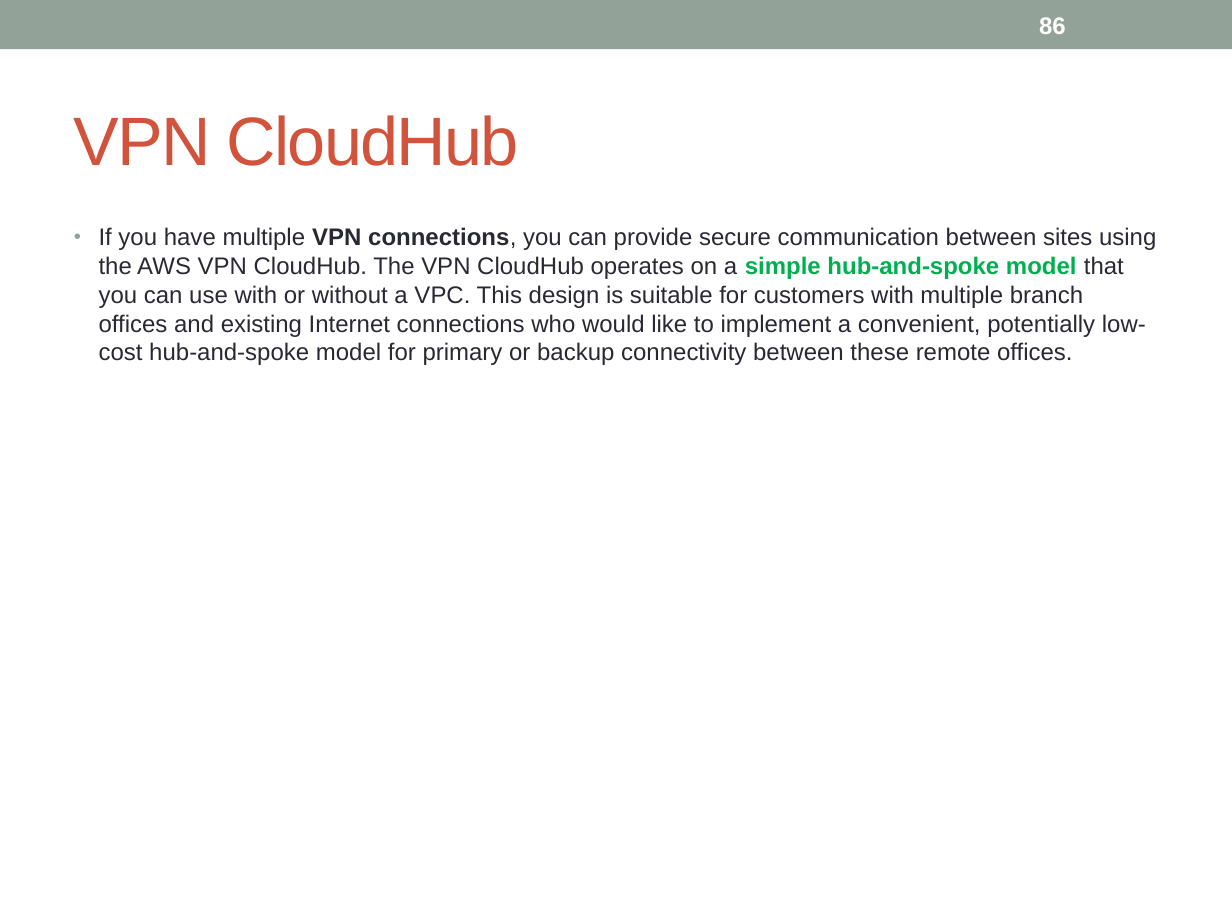
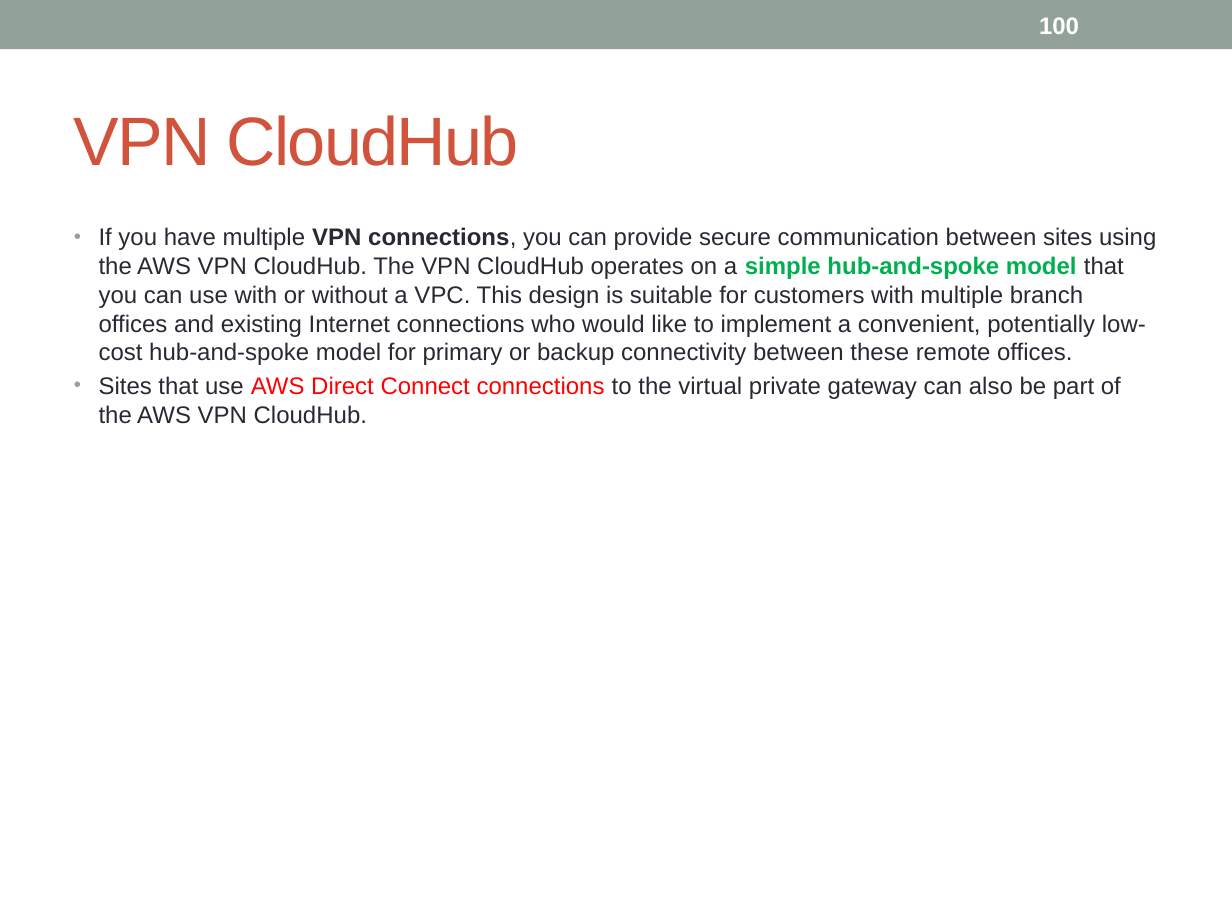
Before and after one commit to notionquest/ProjectDocumentation, a slide deck: slide 100 of AWS_Solution_Architect.pptx (slide 86 before the commit). Drawn at 1232x924 pixels with LibreOffice and Linux fonts; fonts in the diff are those of the drawing. Boxes give left, top, right and bottom in pixels: in the first picture for what was removed or moved away, otherwise in the second. Text is boxed around its words. In the diff, an @@ line names an element or a change of style, - is before the commit and + after.

Commit message:
direct connect

```diff
--- a/AWS_Solution_Architect.pptx
+++ b/AWS_Solution_Architect.pptx
@@ page number at <box>1039,17,1079,34</box>: text changed @@
-86
+100
@@ text at <box>99,376,1121,424</box>: paragraph added @@
+• Sites that use AWS Direct Connect connections to the virtual private gateway can also be part of the AWS VPN CloudHub.
```
Also in this commit, not shown: 18 other slides changed, 19 slides added.
